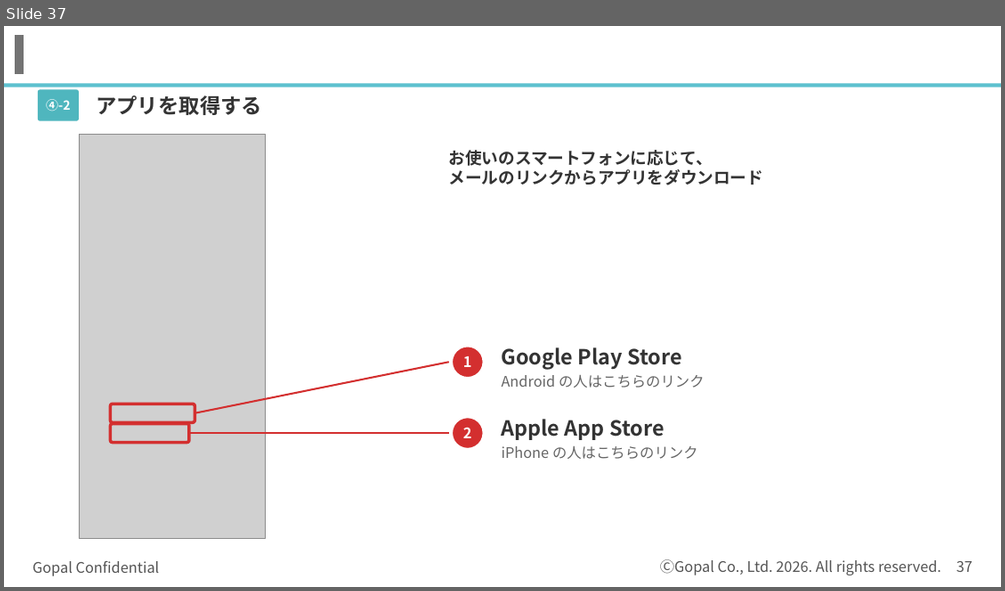
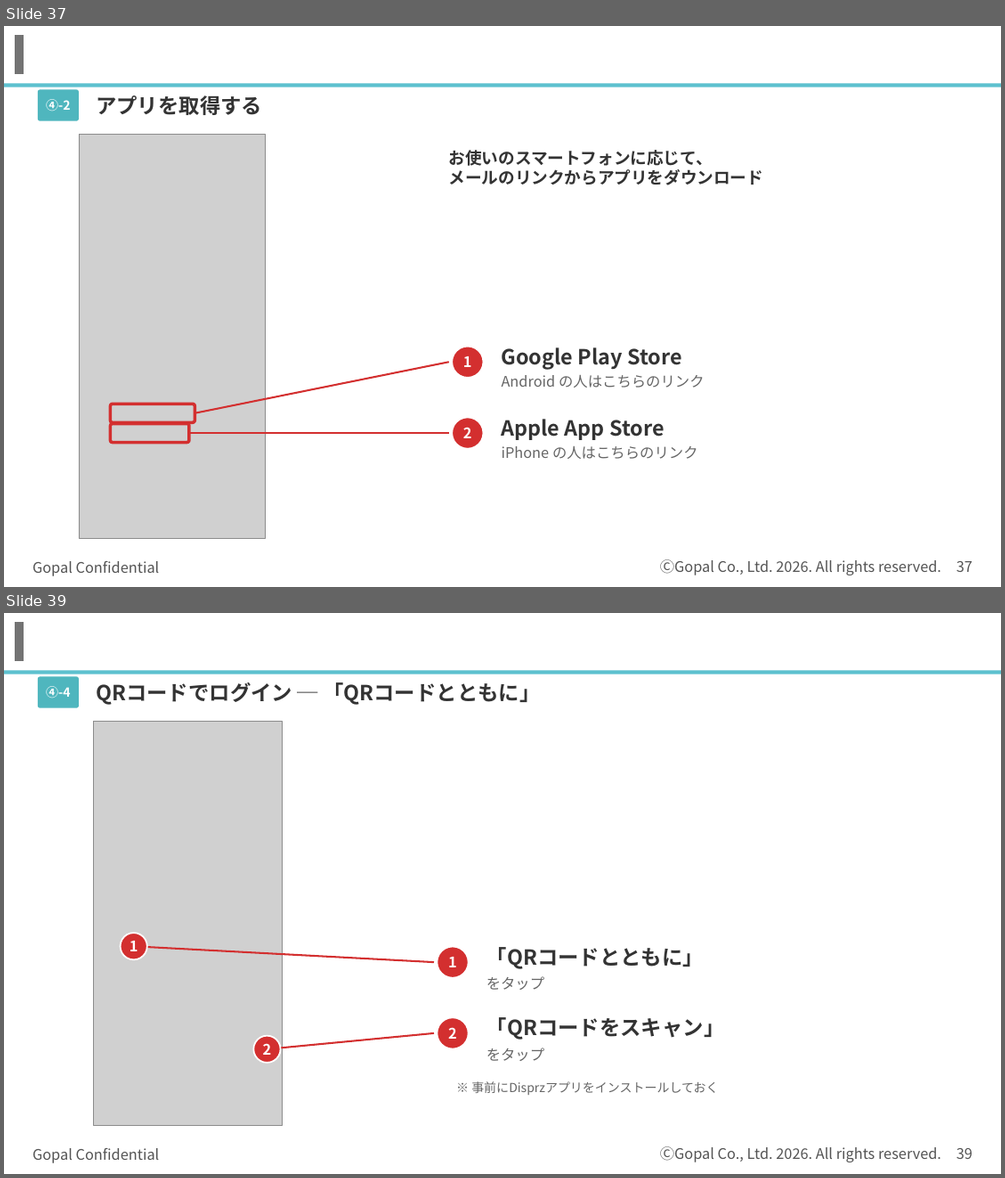
Before and after one commit to kagayugopal-eng/tamu, a slide deck: out/登録の流れ_書類準備まで.pptx. Shown one above the other, each under a label of ours: slide 37 before the commit, slides 37 and 39 after it; the slides between them are not shown. The pictures are 1005x591 and 1005x1178 pixels, drawn with LibreOffice and Linux fonts; fonts in the diff are those of the drawing; grey boxes stand for pictures; background and template pictures are left out. Boxes give left, top, right and bottom in pixels: in the first picture for what was removed or moved away, otherwise in the second. Text is boxed around its words. In the diff, an @@ line names an element or a change of style, - is before the commit and + after.

```diff
--- a/out/登録の流れ_書類準備まで.pptx
+++ b/out/登録の流れ_書類準備まで.pptx
@@ slide 39 added at <box>4,613,1001,1174</box>, background #FFFFFF; not listed: 5 template elements that a slide beside it also shows @@
@@ rounded rectangle added at <box>38,676,79,708</box>, fill #4FB6BE @@
@@ text added at <box>46,686,70,698</box>, 12 pt, text #FFFFFF, bold @@
+④-4
@@ text added at <box>96,682,540,705</box>, 20 pt, text #333333, bold @@
+QRコードでログイン ─ 「QRコードとともに」
@@ picture added at <box>94,722,283,1126</box> @@
@@ ellipse added at <box>120,933,146,960</box>, fill #D32F2F, outline #FFFFFF 1.5 pt, 14 pt, text #FFFFFF, bold @@
+1
@@ line added from (133, 947) to (434, 962), #D32F2F 1.75 pt @@
@@ ellipse added at <box>437,947,469,978</box>, fill #D32F2F, outline #FFFFFF 1.5 pt, 14 pt, text #FFFFFF, bold @@
+1
@@ text added at <box>486,947,704,969</box>, 20 pt, text #333333, bold @@
+「QRコードとともに」
@@ text added at <box>486,976,544,989</box>, 14 pt, text #666666 @@
+をタップ
@@ ellipse added at <box>254,1036,281,1062</box>, fill #D32F2F, outline #FFFFFF 1.5 pt, 14 pt, text #FFFFFF, bold @@
+2
@@ line added from (267, 1049) to (434, 1033), #D32F2F 1.75 pt @@
@@ ellipse added at <box>437,1018,469,1049</box>, fill #D32F2F, outline #FFFFFF 1.5 pt, 14 pt, text #FFFFFF, bold @@
+2
@@ text added at <box>486,1017,725,1039</box>, 20 pt, text #333333, bold @@
+「QRコードをスキャン」
@@ text added at <box>486,1047,544,1061</box>, 14 pt, text #666666 @@
+をタップ
@@ text added at <box>471,1081,718,1094</box>, 12 pt, text #666666 @@
+※ 事前にDisprzアプリをインストールしておく
```
Also in this commit, not shown: 8 slides changed, 4 other slides added.
